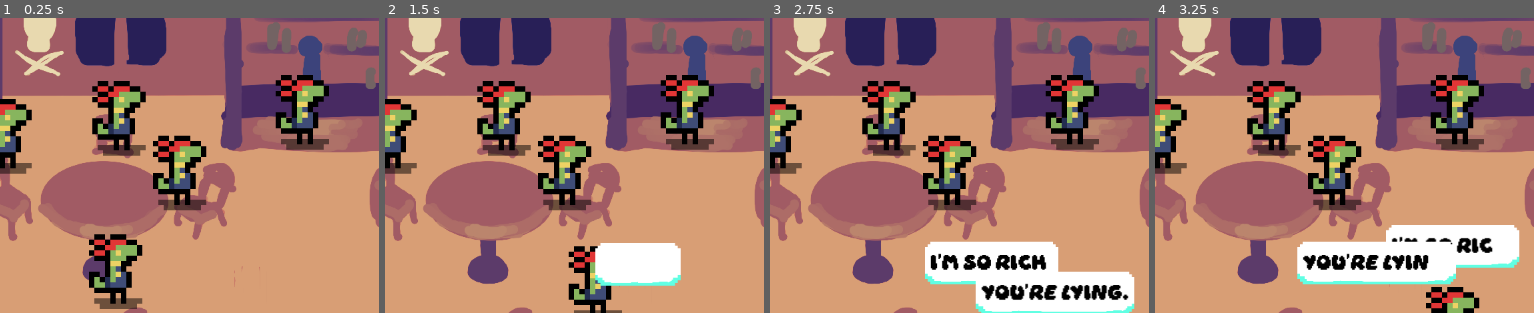
Above: before the commit, frames 1-4 (left to right).
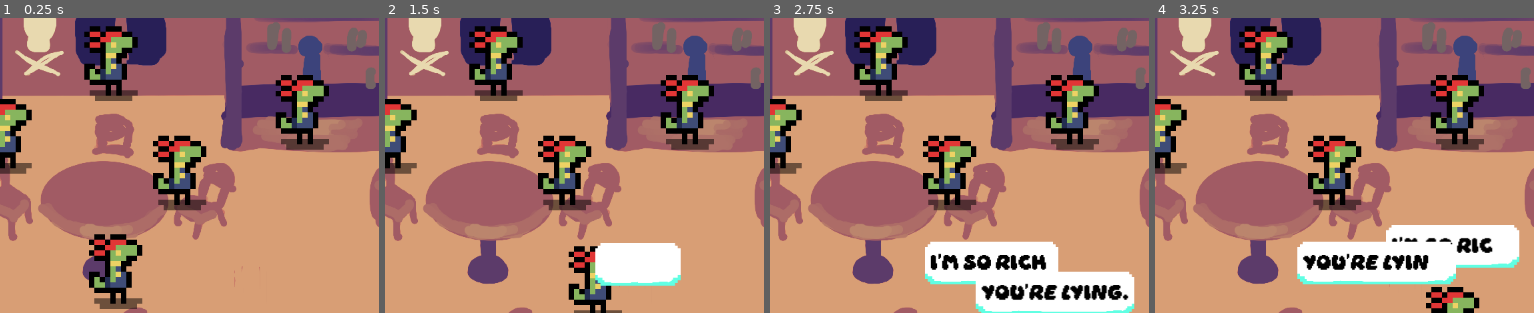
Above: after the commit, the same moments.

Repository: tombuben/gamerpie_gamejam_2025
Game: Godot game, scene res://levels/level_2.tscn
The game is run twice, just before and just after one commit, with the same random seed, the same clock (stepped at 60 frames per second) and the same inputs. This scene is started directly instead of the project's main scene.
Inputs:
- Up to frame 1 (0.25 s): no input
- Up to frame 2 (1.5 s): tap Enter at 0.5 s; hold D (right) 0.53-1.28 s; tap B (bubble_switch) at 0.6, 1.35 s; hold S (down) from 1.28 s (still down)
- Up to frame 3 (2.75 s): release S (down) at 2.03 s; hold D (right) from 2.03 s (still down); tap B (bubble_switch) at 2.1 s
- Up to frame 4 (3.25 s): release D (right) at 2.78 s; hold W (up) from 2.78 s (still down); tap B (bubble_switch) at 2.85 s
The pictures show only the part of the screen within x 35-85%, y 11-61%; the shares and areas given below are measured in that part.

The runs differ from the first frame. In frame 1, 4.5% of the frame differs, in the area x 22-39%, y 2-47%; in frame 2, 4.5%; in frame 3, 4.5%; in frame 4, 4.5%.
Error in both runs: Invalid access to property or key 'bubble' on a base object of type 'Nil'. (res://scripts/player_character.gd:49)

Commit message:
Lvl 2 completable?

Diff:
--- a/levels/level_2.tscn
+++ b/levels/level_2.tscn
@@ -1,13 +1,28 @@
-[gd_scene load_steps=6 format=3 uid="uid://bi72dl5k2odar"]
+[gd_scene load_steps=7 format=3 uid="uid://crrtoqghkde4t"]
 
 [ext_resource type="Texture2D" uid="uid://dtb2357cbneo5" path="res://assets/level_2/sketch_level_2.png" id="1_7aaha"]
+[ext_resource type="Script" path="res://scripts/state_checker.gd" id="1_jttpe"]
 [ext_resource type="PackedScene" uid="uid://b81oqoehgfrkh" path="res://player_character.tscn" id="3_u8qeu"]
 [ext_resource type="Script" path="res://scripts/bubble_slot_manager.gd" id="4_kk4t1"]
 [ext_resource type="Script" path="res://scripts/dialog_bubble.gd" id="5_f23u2"]
 [ext_resource type="PackedScene" uid="uid://c80xvbx7tdgob" path="res://npc_character.tscn" id="6_c784s"]
 
-[node name="Level1" type="Node2D"]
+[node name="Level2" type="Node2D"]
 y_sort_enabled = true
+script = ExtResource("1_jttpe")
+level21 = {
+NodePath("CardPlayer1/BubbleSlot"): "YouAreLying",
+NodePath("CardPlayer2/BubbleSlot"): "IWinAgain"
+}
+level22 = {
+NodePath("Traitor/BubbleSlot"): "ImSoRich",
+NodePath("Drunk/BubbleSlot"): "YouAreLying"
+}
+level23 = {
+NodePath("TavernKeep/BubbleSlot"): &"WantADrink",
+NodePath("Traitor/BubbleSlot"): &"ImSoRich",
+NodePath("Drunk/BubbleSlot"): &"AnotherRound"
+}
 
 [node name="SketchLevel1" type="Sprite2D" parent="."]
 texture_filter = 1
@@ -33,7 +48,7 @@
 
 [node name="Bubble" type="Node2D" parent="PlayerCharacter/BubbleSlot"]
 script = ExtResource("5_f23u2")
-lines = Array[String](["..."])
+lines = Array[String](["...", "...", "...", "..."])
 checkValue = ""
 
 [node name="TavernKeep" parent="." instance=ExtResource("6_c784s")]
@@ -44,9 +59,10 @@
 script = ExtResource("4_kk4t1")
 
 [node name="Bubble" type="Node2D" parent="TavernKeep/BubbleSlot"]
+position = Vector2(0, 1)
 script = ExtResource("5_f23u2")
-lines = Array[String](["Do you want a drink?"])
-checkValue = ""
+lines = Array[String](["Do you want a drink?", "Do you want a drink?", "Do you want a drink?", "Do you want a drink?"])
+checkValue = "WantADrink"
 
 [node name="CardPlayer1" parent="." instance=ExtResource("6_c784s")]
 position = Vector2(664, 381)
@@ -57,7 +73,7 @@
 
 [node name="Bubble" type="Node2D" parent="CardPlayer1/BubbleSlot"]
 script = ExtResource("5_f23u2")
-lines = Array[String]([""])
+lines = Array[String](["", "", "", ""])
 checkValue = ""
 
 [node name="CardPlayer2" parent="." instance=ExtResource("6_c784s")]
@@ -69,11 +85,11 @@
 
 [node name="Bubble" type="Node2D" parent="CardPlayer2/BubbleSlot"]
 script = ExtResource("5_f23u2")
-lines = Array[String](["I win again!"])
-checkValue = ""
+lines = Array[String](["I win again!", "I win again!", "I win again!", "I win again!"])
+checkValue = "IWinAgain"
 
 [node name="CardPlayer3" parent="." instance=ExtResource("6_c784s")]
-position = Vector2(573, 299)
+position = Vector2(561, 217)
 
 [node name="BubbleSlot" type="Node2D" parent="CardPlayer3"]
 position = Vector2(-150, -150)
@@ -81,8 +97,8 @@
 
 [node name="Bubble" type="Node2D" parent="CardPlayer3/BubbleSlot"]
 script = ExtResource("5_f23u2")
-lines = Array[String](["Another round."])
-checkValue = ""
+lines = Array[String](["Another round.", "Another round.", "Another round.", "Another round."])
+checkValue = "AnotherRound"
 
 [node name="Traitor" parent="." instance=ExtResource("6_c784s")]
 position = Vector2(877, 674)
@@ -93,8 +109,8 @@
 
 [node name="Bubble" type="Node2D" parent="Traitor/BubbleSlot"]
 script = ExtResource("5_f23u2")
-lines = Array[String](["I'm so rich."])
-checkValue = ""
+lines = Array[String](["I'm so rich.", "I'm so rich.", "I'm not telling you sober.", "It's in the bank."])
+checkValue = "ImSoRich"
 
 [node name="Drunk" parent="." instance=ExtResource("6_c784s")]
 position = Vector2(621, 663)
@@ -105,5 +121,18 @@
 
 [node name="Bubble" type="Node2D" parent="Drunk/BubbleSlot"]
 script = ExtResource("5_f23u2")
-lines = Array[String](["You're lying."])
-checkValue = ""
+lines = Array[String](["You're lying.", "Where did you hide it?", "Where did you hide it?", "Where did you hide it?"])
+checkValue = "YouAreLying"
+
+[connection signal="advance_bubble" from="." to="PlayerCharacter/BubbleSlot" method="_on_level_2_advance_bubble"]
+[connection signal="advance_bubble" from="." to="TavernKeep/BubbleSlot" method="_on_level_2_advance_bubble"]
+[connection signal="advance_bubble" from="." to="CardPlayer1/BubbleSlot" method="_on_level_2_advance_bubble"]
+[connection signal="advance_bubble" from="." to="CardPlayer2/BubbleSlot" method="_on_level_2_advance_bubble"]
+[connection signal="advance_bubble" from="." to="CardPlayer3/BubbleSlot" method="_on_level_2_advance_bubble"]
+[connection signal="advance_bubble" from="." to="Traitor/BubbleSlot" method="_on_level_2_advance_bubble"]
+[connection signal="advance_bubble" from="." to="Drunk/BubbleSlot" method="_on_level_2_advance_bubble"]
+[connection signal="on_slot_changed" from="CardPlayer1/BubbleSlot" to="." method="_on_bubble_slot_on_slot_changed"]
+[connection signal="on_slot_changed" from="CardPlayer2/BubbleSlot" to="." method="_on_bubble_slot_on_slot_changed"]
+[connection signal="on_slot_changed" from="CardPlayer3/BubbleSlot" to="." method="_on_bubble_slot_on_slot_changed"]
+[connection signal="on_slot_changed" from="Traitor/BubbleSlot" to="." method="_on_bubble_slot_on_slot_changed"]
+[connection signal="on_slot_changed" from="Drunk/BubbleSlot" to="." method="_on_bubble_slot_on_slot_changed"]
--- a/scripts/bubble_slot_manager.gd
+++ b/scripts/bubble_slot_manager.gd
@@ -1,4 +1,4 @@
-extends Node2D
+class_name BubbleSlot extends Node2D
 
 @onready var text_box_scene = preload("res://ui/text box/text_box.tscn")
 
@@ -24,6 +24,7 @@
 	elif is_dialog_active:
 		return
 	bubble_slot = self
+	print(bubble.lines)
 	dialog_line = bubble.lines[line_index]
 	text_box_position = global_position
 	_show_text_box()
@@ -51,5 +52,13 @@
 	start_dialog()
 
 func _advance_dialog():
-	if line_index + 1 < bubble.lines.lenght - 1:
+	print(bubble.lines)
+	if line_index + 1 <= len(bubble.lines) - 1:
 		line_index += 1;
+
+		if is_dialog_active:
+			_end_dialog()
+			start_dialog()
+
+func _on_level_2_advance_bubble() -> void:
+	_advance_dialog()
--- a/scripts/player_character.gd
+++ b/scripts/player_character.gd
@@ -54,6 +54,7 @@
 
 	my_bubble_slot.add_child(npc_bubble)
 	other_bubble_slot.add_child(player_bubble)
+	my_bubble_slot.bubble = npc_bubble
 	other_bubble_slot.bubble = player_bubble
 
 	my_bubble_slot.start_dialog()
--- /dev/null
+++ b/scripts/state_checker.gd
@@ -0,0 +1,41 @@
+extends Node2D
+
+signal advance_bubble
+
+@export var level21 : Dictionary
+@export var level22 : Dictionary
+@export var level23 : Dictionary
+
+@onready var states = [level21, level22, level23]
+var current_state : int = 0
+
+# Called when the node enters the scene tree for the first time.
+func _ready() -> void:
+	pass # Replace with function body.
+
+
+# Called every frame. 'delta' is the elapsed time since the previous frame.
+func _process(delta: float) -> void:
+	pass
+
+
+func _on_bubble_slot_on_slot_changed(check_value: String) -> void:
+	check_current_state()
+	pass # Replace with function body.
+
+func check_current_state():
+	var current_state = states[current_state]
+	var valid : bool = true;
+	for key in current_state:
+		var value = get_node(key).bubble.checkValue
+		if value != current_state[key]:
+			valid = false;
+
+	if valid:
+		# should lock all swapping for a sec, play a jingle
+		await get_tree().create_timer(1.0).timeout
+		advance_state()
+
+func advance_state():
+	current_state += 1
+	advance_bubble.emit()
